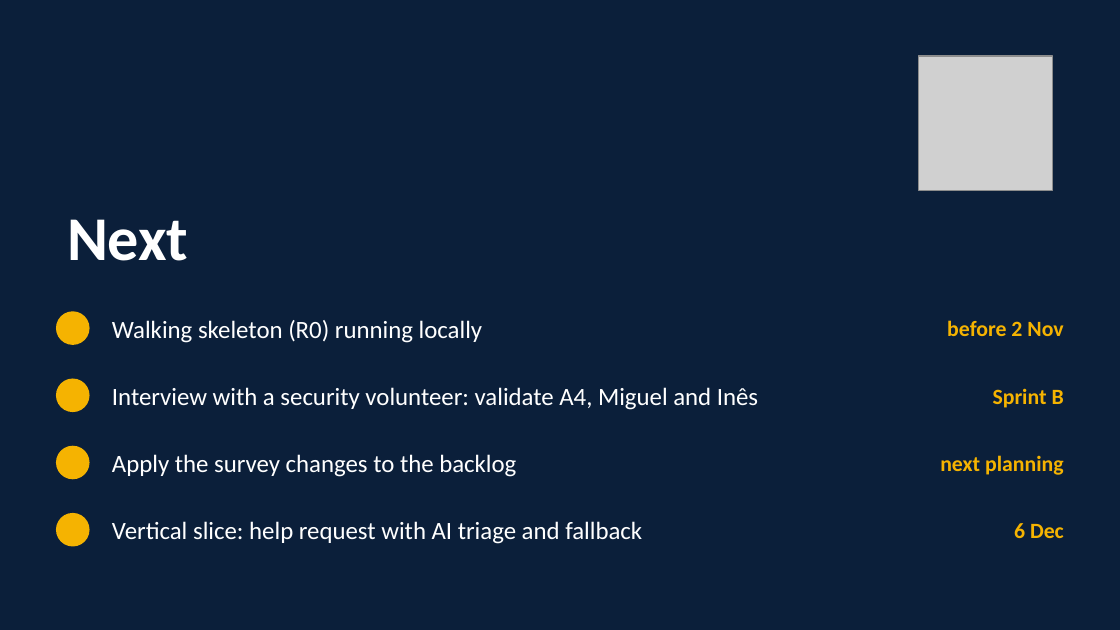
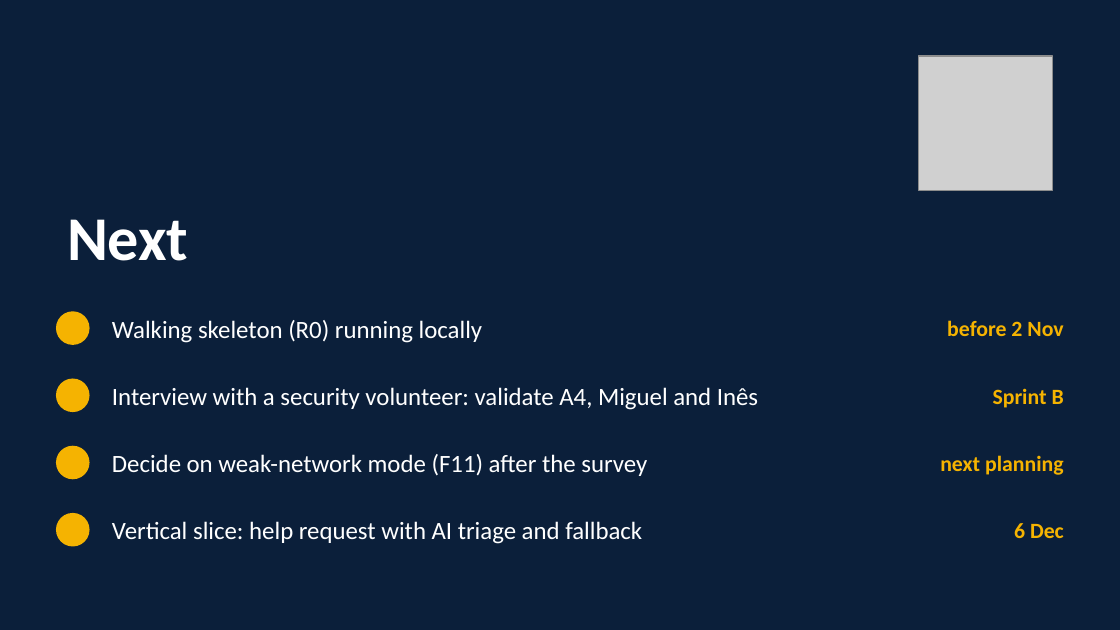
Before and after one commit to tomasoliveira21/LABDSOF, a slide deck: slide 18 of Docs/Presentation/Farol_Sprint_A_Presentation.pptx. Drawn at 1120x630 pixels with LibreOffice and Linux fonts; fonts in the diff are those of the drawing; grey boxes stand for pictures. Boxes give left, top, right and bottom in pixels: in the first picture for what was removed or moved away, otherwise in the second. Text is boxed around its words. In the diff, an @@ line names an element or a change of style, - is before the commit and + after.

```diff
--- a/Docs/Presentation/Farol_Sprint_A_Presentation.pptx
+++ b/Docs/Presentation/Farol_Sprint_A_Presentation.pptx
@@ text at bbox=[112, 454, 647, 476]: text changed @@
-Apply the survey changes to the backlog
+Decide on weak-network mode (F11) after the survey
```
Also in this commit, not shown: 2 other slides changed, 3 other files.
